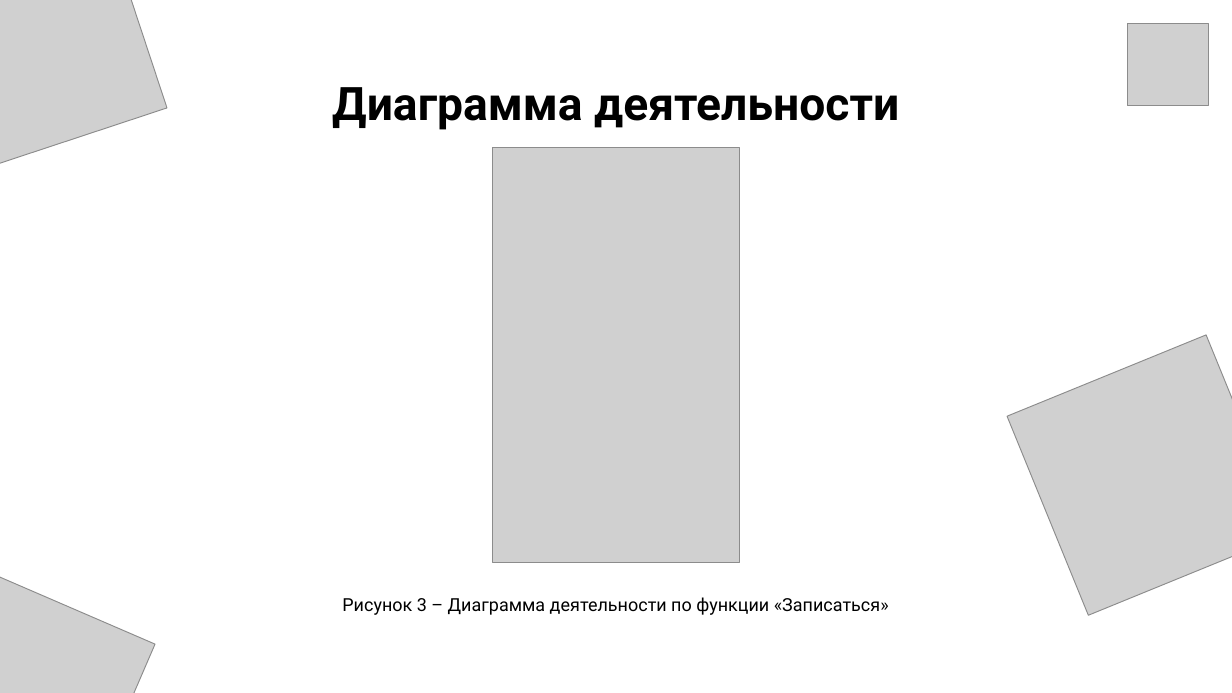
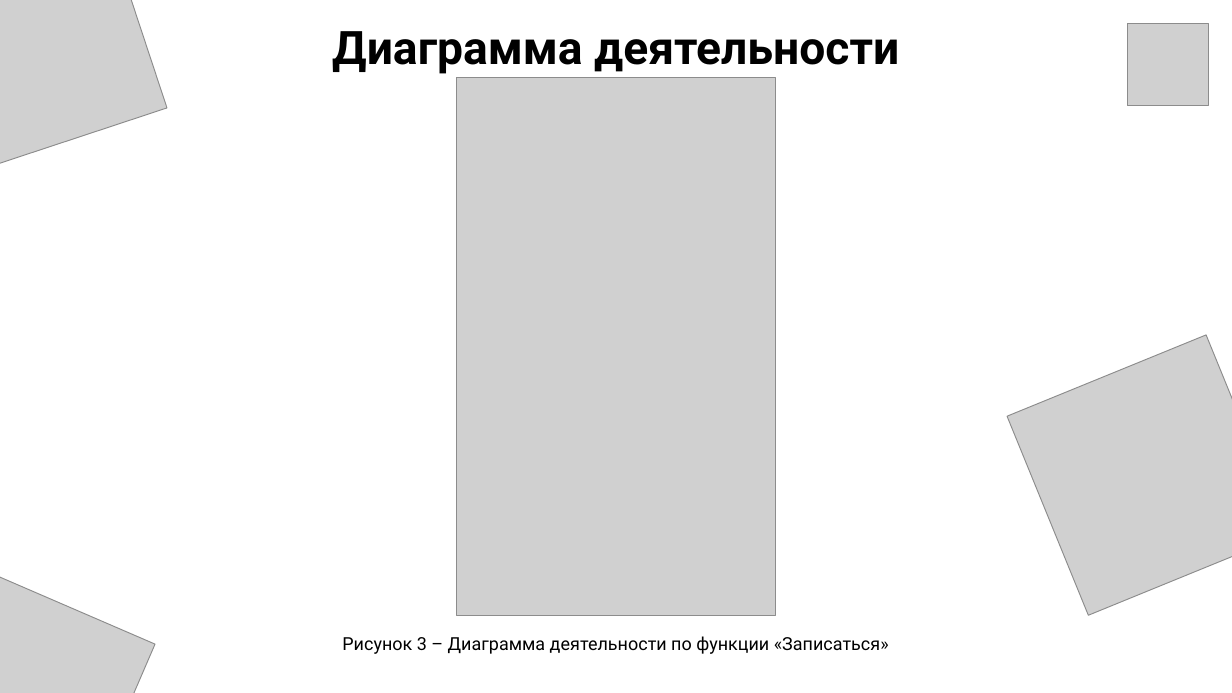
Before and after one commit to KaratiNOZ/diplom4ik, a slide deck: slide 6 of ПРЕЗЕНТАЦИЯ.pptx. Drawn at 1232x693 pixels with LibreOffice and Linux fonts; fonts in the diff are those of the drawing; grey boxes stand for pictures. Boxes give left, top, right and bottom in pixels: in the first picture for what was removed or moved away, otherwise in the second. Text is boxed around its words. In the diff, an @@ line names an element or a change of style, - is before the commit and + after.

```diff
--- a/ПРЕЗЕНТАЦИЯ.pptx
+++ b/ПРЕЗЕНТАЦИЯ.pptx
@@ title "Диаграмма деятельности": place and size @@
-title "Диаграмма деятельности" at <box>332,87,899,130</box>
+title "Диаграмма деятельности" at <box>332,31,899,74</box>
@@ picture: place and size @@
-picture at <box>493,148,738,563</box>
+picture at <box>457,78,775,616</box>
@@ text "Рисунок 3 – Диаграмма деятельности ...": place and size @@
-text "Рисунок 3 – Диаграмма деятельности ..." at <box>342,597,889,615</box>
+text "Рисунок 3 – Диаграмма деятельности ..." at <box>342,636,889,654</box>
```
Also in this commit, not shown: 8 other slides changed, 13 other files.
